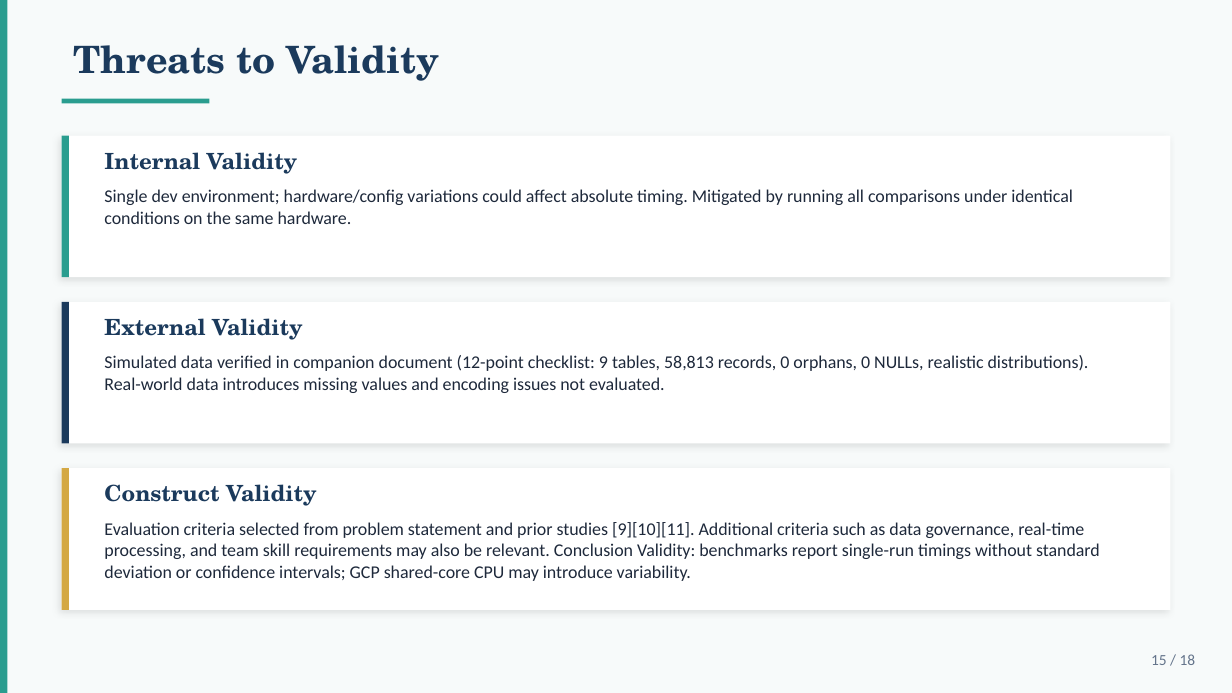
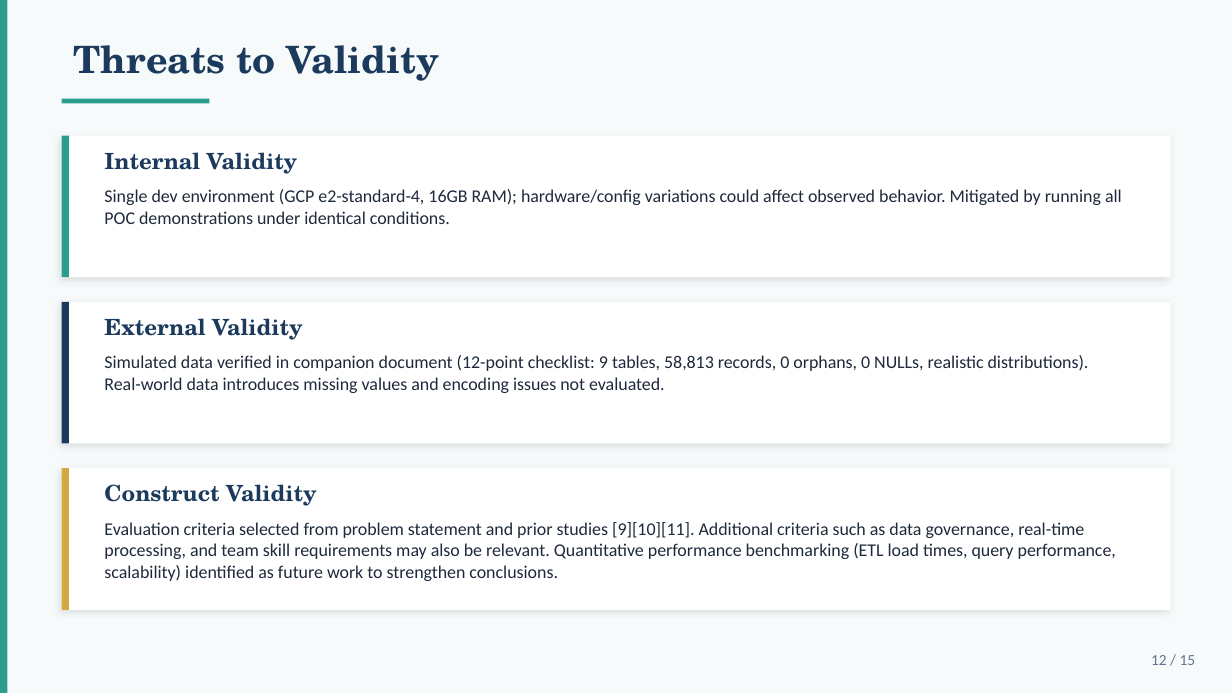
Before and after one commit to mvsotso/dv2-tax-data-warehouse-using-medallion, a slide deck: slide 12 of Documents/Final_Presentation.pptx (slide 15 before the commit). Drawn at 1232x693 pixels with LibreOffice and Linux fonts; fonts in the diff are those of the drawing. Boxes give left, top, right and bottom in pixels: in the first picture for what was removed or moved away, otherwise in the second. Text is boxed around its words. In the diff, an @@ line names an element or a change of style, - is before the commit and + after.

Commit message:
Remove Benchmark Metrics

```diff
--- a/Documents/Final_Presentation.pptx
+++ b/Documents/Final_Presentation.pptx
@@ text at <box>104,189,1122,224</box>: text changed @@
-Single dev environment; hardware/config variations could affect absolute timing. Mitigated by running all comparisons under identical conditions on the same hardware.
+Single dev environment (GCP e2-standard-4, 16GB RAM); hardware/config variations could affect observed behavior. Mitigated by running all POC demonstrations under identical conditions.
@@ text at <box>104,522,1116,581</box>: text changed @@
-Evaluation criteria selected from problem statement and prior studies [9][10][11]. Additional criteria such as data governance, real-time processing, and team skill requirements may also be relevant. Conclusion Validity: benchmarks report single-run timings without standard deviation or confidence intervals; GCP shared-core CPU may introduce variability.
+Evaluation criteria selected from problem statement and prior studies [9][10][11]. Additional criteria such as data governance, real-time processing, and team skill requirements may also be relevant. Quantitative performance benchmarking (ETL load times, query performance, scalability) identified as future work to strengthen conclusions.
@@ text at <box>1151,655,1196,665</box>: text changed @@
-15 / 18
+12 / 15
```
Also in this commit, not shown: 12 other slides changed, 3 slides removed, 19 other files.
